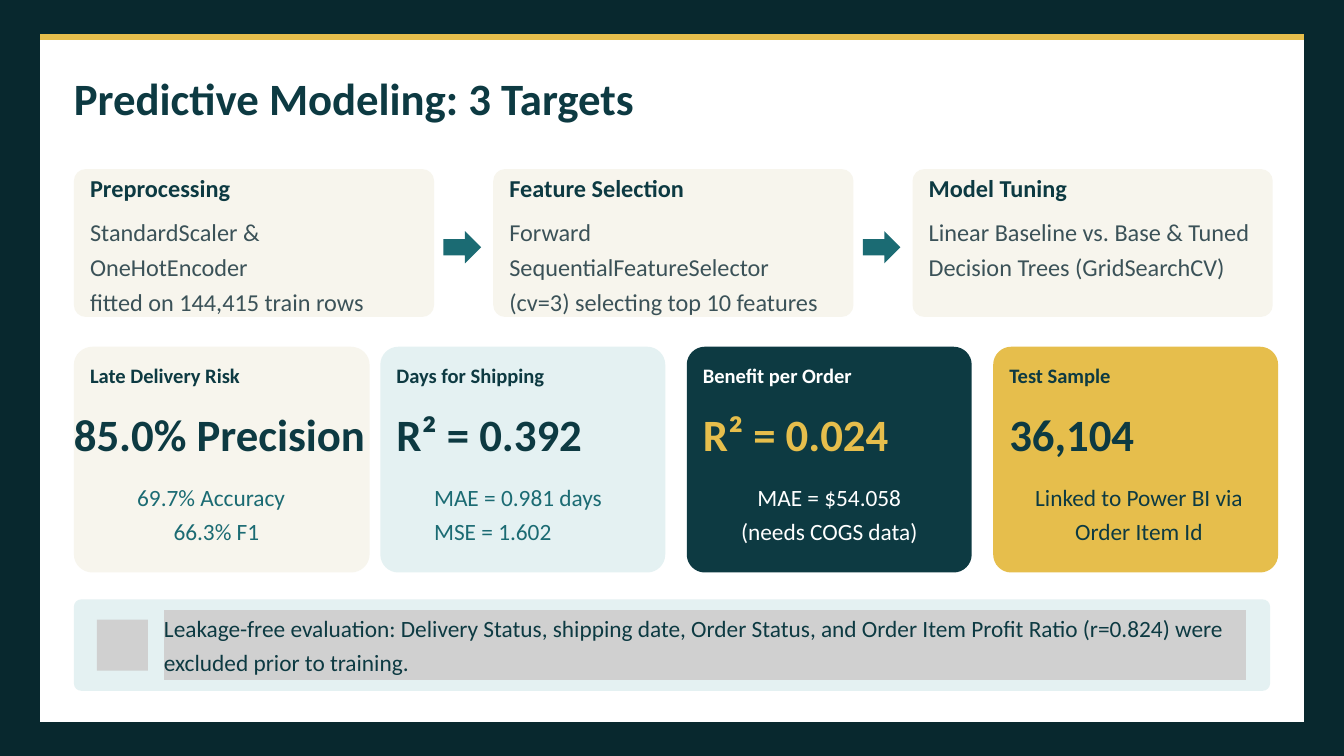
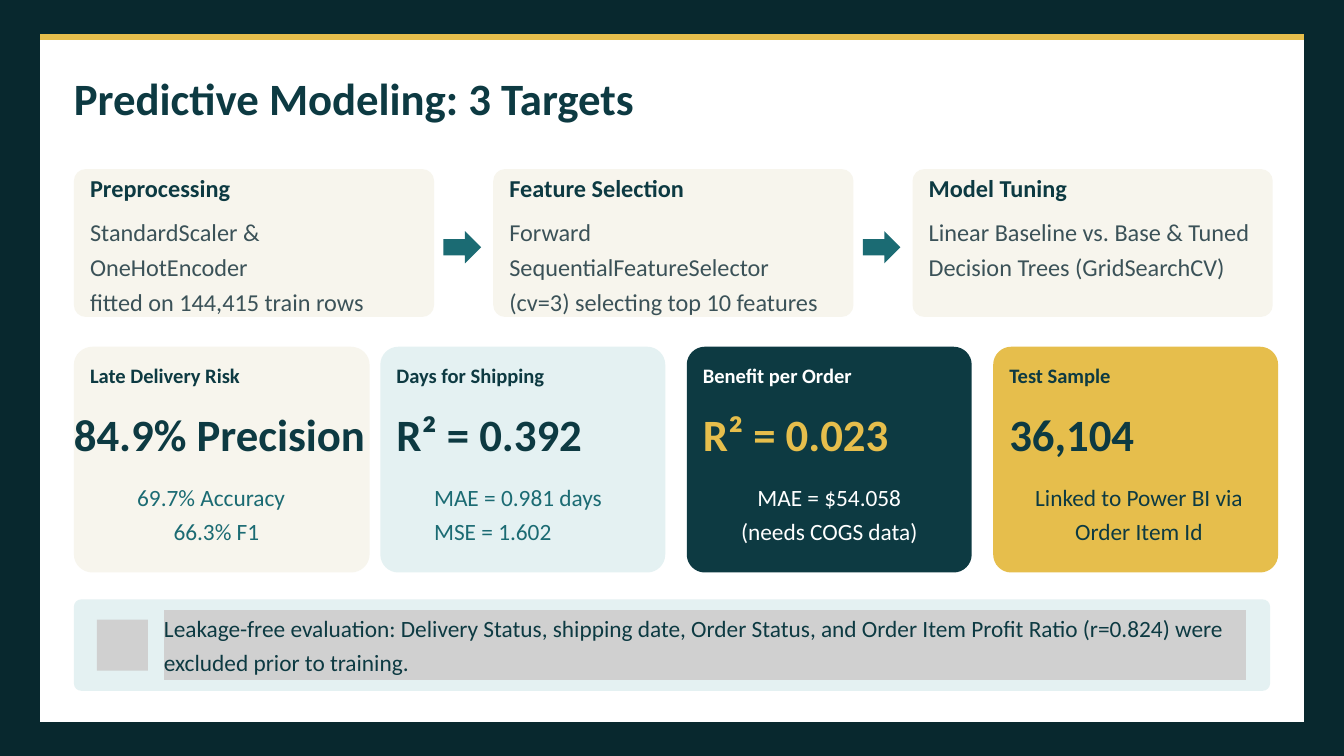
Before and after one commit to Team5-Depi/Supply-Chain-Dataset-Analysis-Final_Project, a slide deck: slide 10 of Presentation/Supply_Chain_Dataset_Analysis_Presentation.pptx. Drawn at 1344x756 pixels with LibreOffice and Linux fonts; fonts in the diff are those of the drawing; grey boxes stand for pictures. Boxes give left, top, right and bottom in pixels: in the first picture for what was removed or moved away, otherwise in the second. Text is boxed around its words. In the diff, an @@ line names an element or a change of style, - is before the commit and + after.

Commit message:
Align numbers and wording across report, deck and READMEs

```diff
--- a/Presentation/Supply_Chain_Dataset_Analysis_Presentation.pptx
+++ b/Presentation/Supply_Chain_Dataset_Analysis_Presentation.pptx
@@ text at (74,419,365,452): text changed @@
-85.0% Precision
+84.9% Precision
@@ text at (703,416,889,452): text changed @@
-R² = 0.024
+R² = 0.023
```
Also in this commit, not shown: 2 other slides changed, 6 other files.
